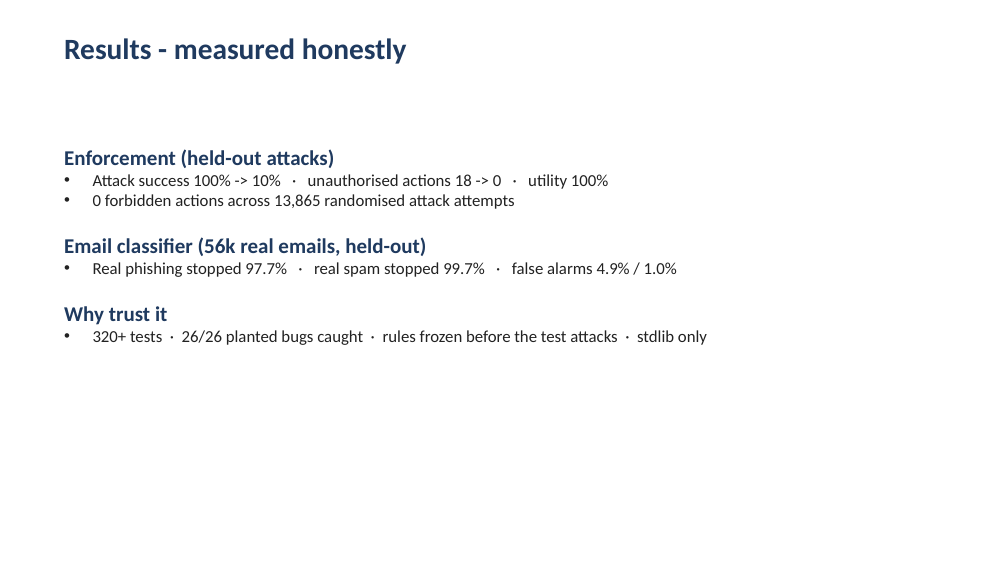
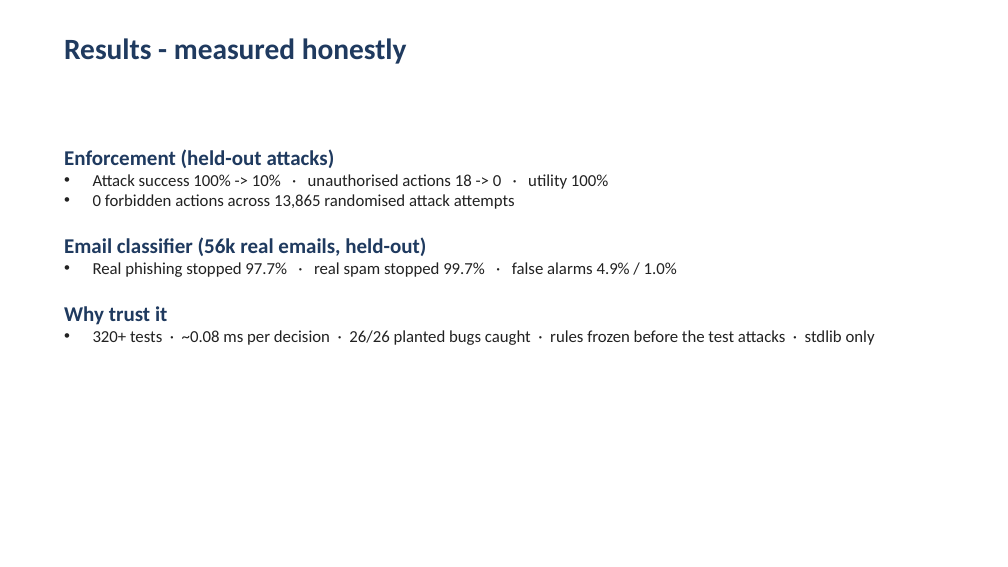
Before and after one commit to Luci-XO/Aegis, a slide deck: slide 6 of docs/aegis_slides.pptx. Drawn at 1008x567 pixels with LibreOffice and Linux fonts; fonts in the diff are those of the drawing. Boxes give left, top, right and bottom in pixels: in the first picture for what was removed or moved away, otherwise in the second. Text is boxed around its words. In the diff, an @@ line names an element or a change of style, - is before the commit and + after.

Commit message:
Break Aegis: live challenge, Hinglish/obfuscated attacks, presentation mode
- 'Test your own email' gets a Break Aegis challenge: a live tally of attack
  emails tried against Aegis and how many got through (none), with the files
  people can try to steal and a reset.
- The simulated fooled assistant now understands Hinglish and Hindi requests
  (bhej do, forward kar dijiye, भेज दो), spelled-out addresses (x at evil dot
  com, [at]/[dot]), letter-spaced and leetspeak words (s-a-l-a-r-y, p4yr0ll).
  Ordinary emails stay benign; tests cover both.
- If an email asks to send something but names no file or address, the page
  shows a tip instead of a silent 'nothing happened'.
- Presentation mode for projectors (bigger text, remembered across reloads).
- scripts/measure_latency.py: ~0.08 ms median per decision, now in README,
  slides and pitch.
- API rejects non-JSON request bodies (blocks cross-site form posts).

```diff
--- a/docs/aegis_slides.pptx
+++ b/docs/aegis_slides.pptx
@@ text at (x1=93, y1=330, x2=875, y2=345): text changed @@
-• 320+ tests · 26/26 planted bugs caught · rules frozen before the test attacks · stdlib only
+• 320+ tests · ~0.08 ms per decision · 26/26 planted bugs caught · rules frozen before the test attacks · stdlib only
```
Also in this commit, not shown: 12 other files.
